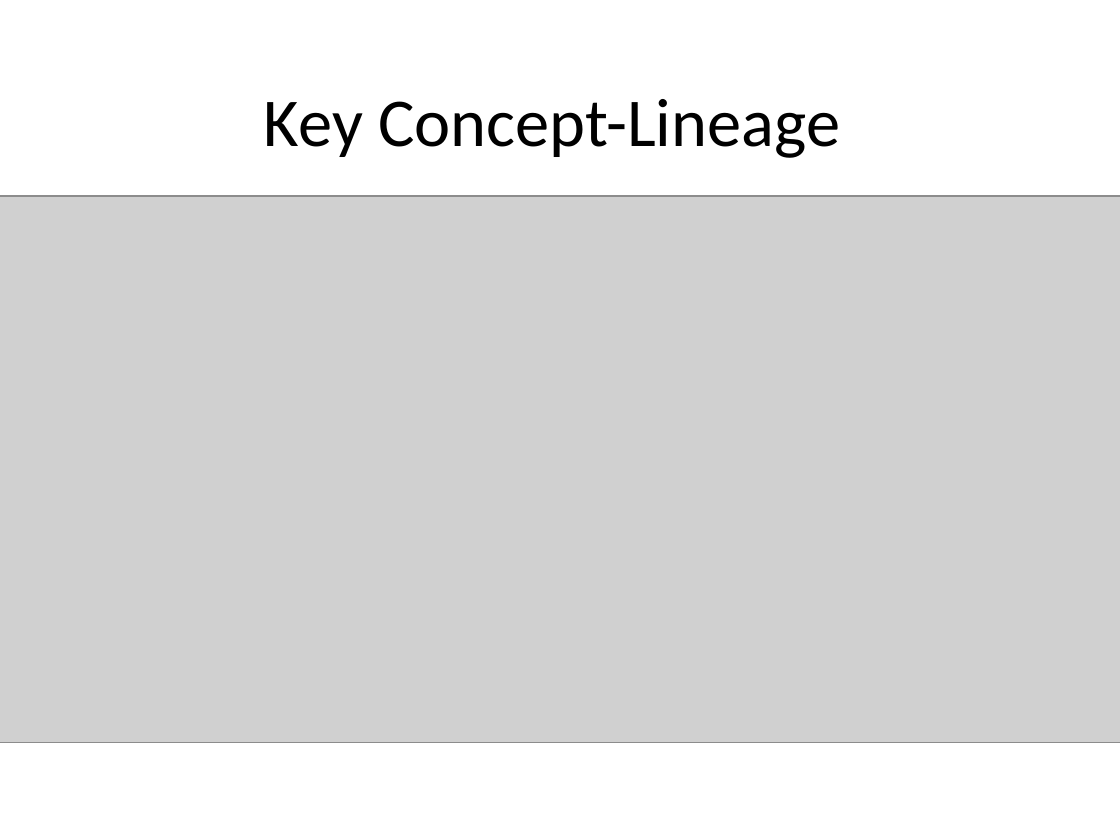
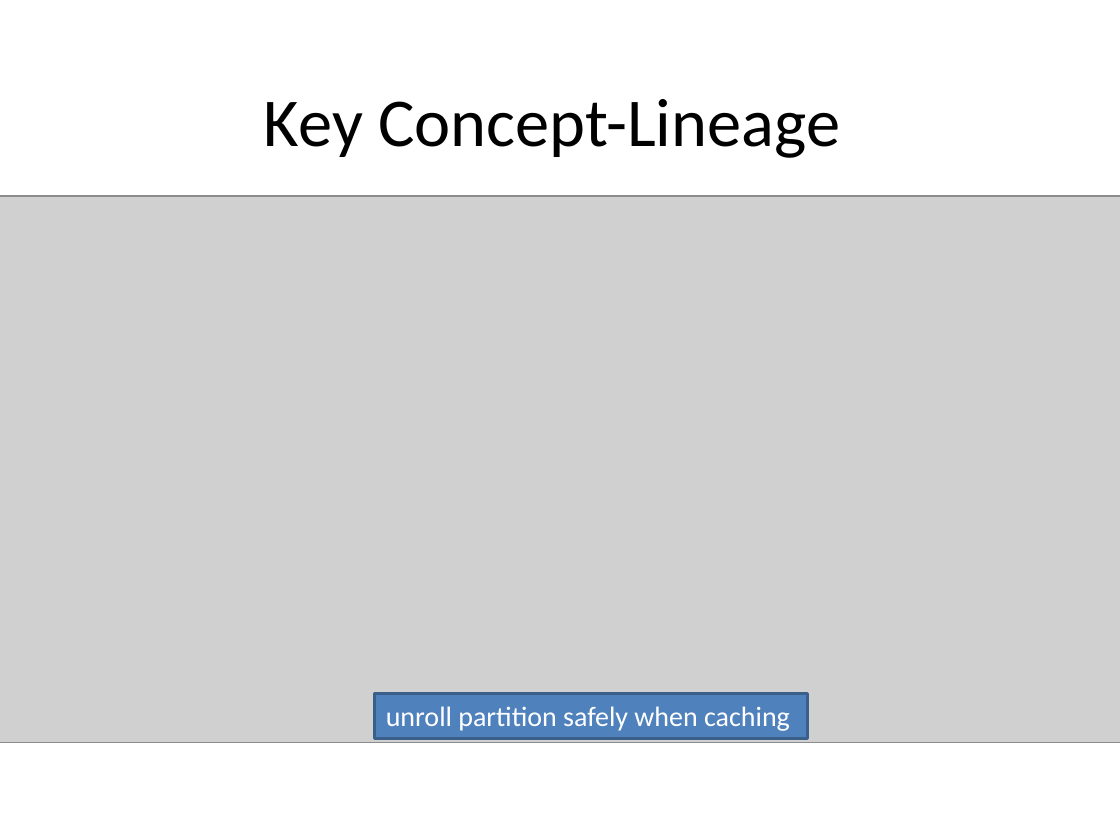
Before and after one commit to CrazyJvm/myslide, a slide deck: slide 8 of SACC2014/SACC2014.pptx. Drawn at 1120x840 pixels with LibreOffice and Linux fonts; fonts in the diff are those of the drawing; grey boxes stand for pictures; background and template pictures are left out. Boxes give left, top, right and bottom in pixels: in the first picture for what was removed or moved away, otherwise in the second. Text is boxed around its words. In the diff, an @@ line names an element or a change of style, - is before the commit and + after.

Commit message:
add new cache --- unroll partition safely

```diff
--- a/SACC2014/SACC2014.pptx
+++ b/SACC2014/SACC2014.pptx
@@ rectangle added at [375, 693, 808, 738], fill #4F81BD, outline #3A5F8C 2 pt, 18 pt, text #FFFFFF @@
+unroll partition safely when caching
```
Also in this commit, not shown: 4 other files.
